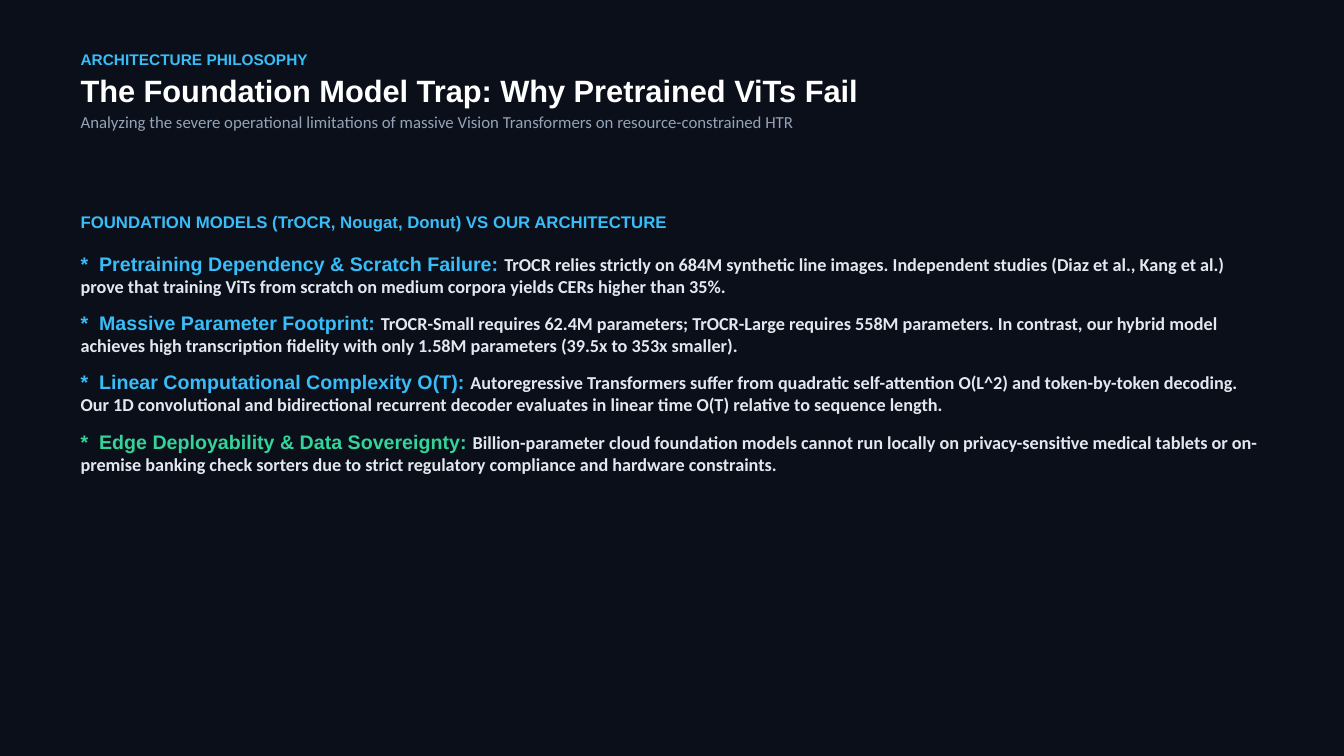
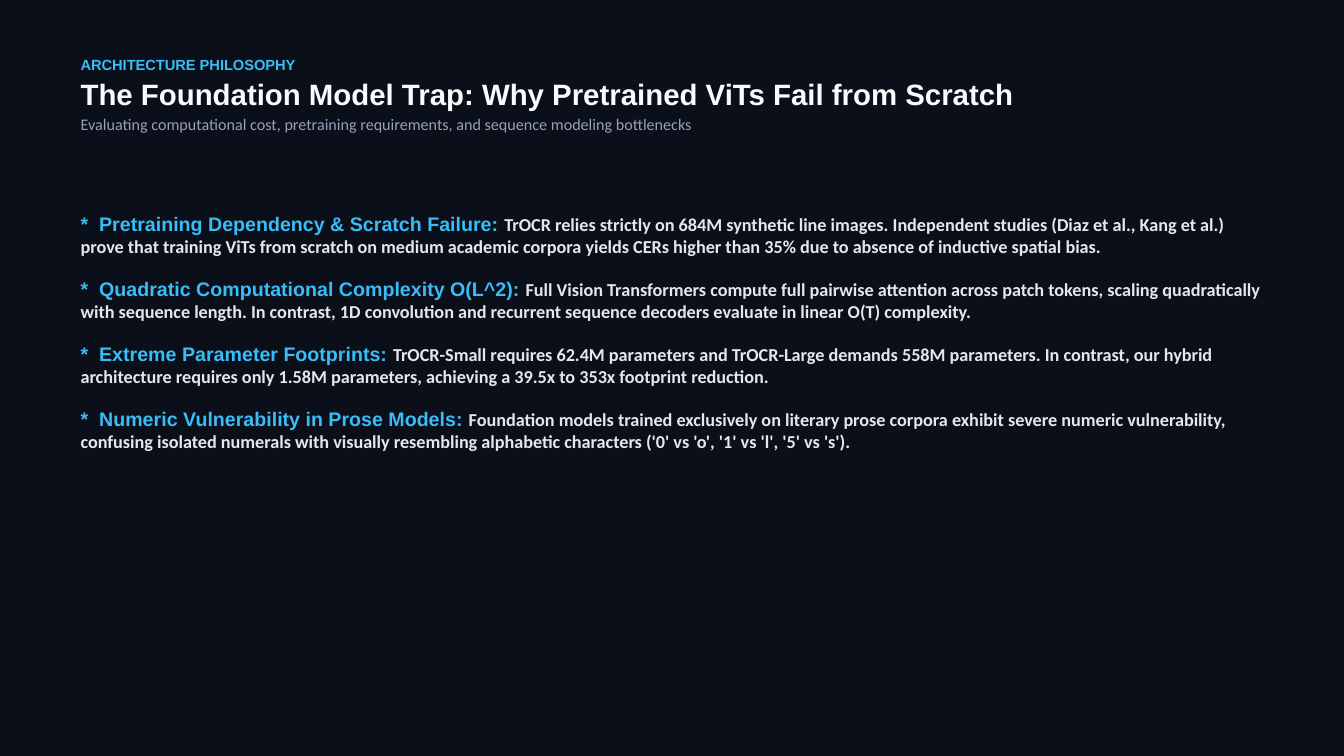
Before and after one commit to Balaji268268/HandwrittenTextRecognition, a slide deck: slide 3 of Handwritten_Text_Recognition_MNC_Keynote.pptx. Drawn at 1344x756 pixels with LibreOffice and Linux fonts; fonts in the diff are those of the drawing. Boxes give left, top, right and bottom in pixels: in the first picture for what was removed or moved away, otherwise in the second. Text is boxed around its words. In the diff, an @@ line names an element or a change of style, - is before the commit and + after.

Commit message:
Embed qualitative prediction outputs and empirical training curves into Keynote presentation

```diff
--- a/Handwritten_Text_Recognition_MNC_Keynote.pptx
+++ b/Handwritten_Text_Recognition_MNC_Keynote.pptx
@@ text at (81, 59, 296, 70): size 11 to 10.5 pt in "ARCHITECTURE PHILOSOPHY" @@
@@ text at (81, 83, 1013, 133): text changed; size 12 to 11.5 pt @@
-The Foundation Model Trap: Why Pretrained ViTs Fail
-Analyzing the severe operational limitations of massive Vision Transformers on resource-constrained HTR
+The Foundation Model Trap: Why Pretrained ViTs Fail from Scratch
+Evaluating computational cost, pretraining requirements, and sequence modeling bottlenecks
@@ text at (81, 216, 1260, 451): text changed @@
-FOUNDATION MODELS (TrOCR, Nougat, Donut) VS OUR ARCHITECTURE
-* Pretraining Dependency & Scratch Failure: TrOCR relies strictly on 684M synthetic line images. Independent studies (Diaz et al., Kang et al.) prove that training ViTs from scratch on medium corpora yields CERs higher than 35%.
-* Massive Parameter Footprint: TrOCR-Small requires 62.4M parameters; TrOCR-Large requires 558M parameters. In contrast, our hybrid model achieves high transcription fidelity with only 1.58M parameters (39.5x to 353x smaller).
-* Linear Computational Complexity O(T): Autoregressive Transformers suffer from quadratic self-attention O(L^2) and token-by-token decoding. Our 1D convolutional and bidirectional recurrent decoder evaluates in linear time O(T) relative to sequence length.
-* Edge Deployability & Data Sovereignty: Billion-parameter cloud foundation models cannot run locally on privacy-sensitive medical tablets or on-premise banking check sorters due to strict regulatory compliance and hardware constraints.
+* Pretraining Dependency & Scratch Failure: TrOCR relies strictly on 684M synthetic line images. Independent studies (Diaz et al., Kang et al.) prove that training ViTs from scratch on medium academic corpora yields CERs higher than 35% due to absence of inductive spatial bias.
+* Quadratic Computational Complexity O(L^2): Full Vision Transformers compute full pairwise attention across patch tokens, scaling quadratically with sequence length. In contrast, 1D convolution and recurrent sequence decoders evaluate in linear O(T) complexity.
+* Extreme Parameter Footprints: TrOCR-Small requires 62.4M parameters and TrOCR-Large demands 558M parameters. In contrast, our hybrid architecture requires only 1.58M parameters, achieving a 39.5x to 353x footprint reduction.
+* Numeric Vulnerability in Prose Models: Foundation models trained exclusively on literary prose corpora exhibit severe numeric vulnerability, confusing isolated numerals with visually resembling alphabetic characters ('0' vs 'o', '1' vs 'l', '5' vs 's').
```
Also in this commit, not shown: 5 other slides changed, 10 slides added, 8 slides removed, 1 other file.
